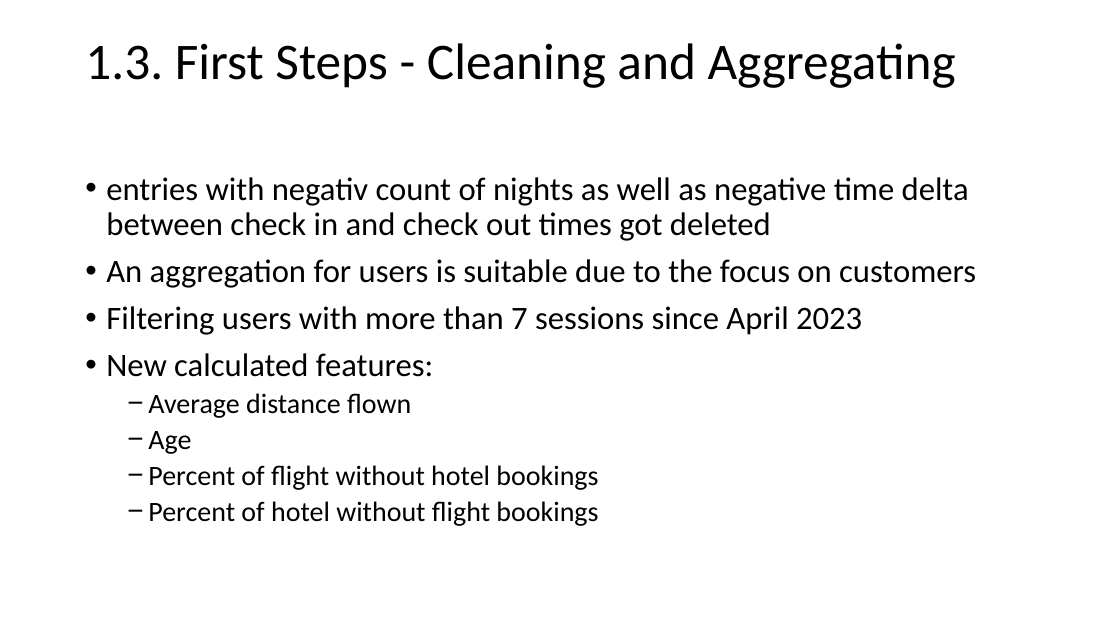
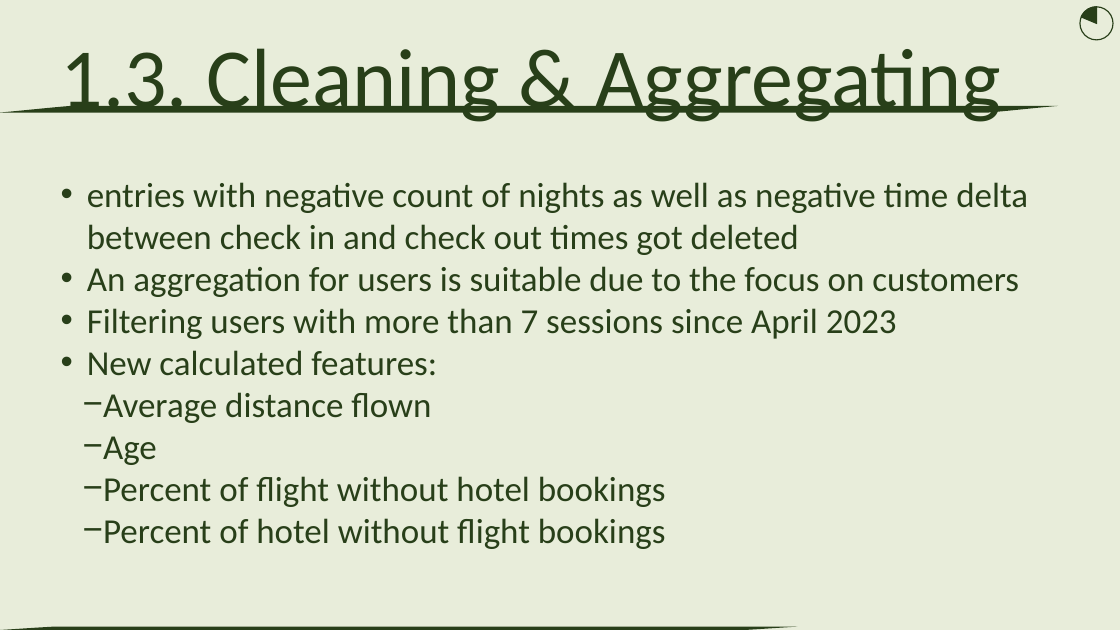
Before and after one commit to florian7380/TravelTide-Project, a slide deck: slide 5 of reports/TravelTide - Presentation.pptx. Drawn at 1120x630 pixels with LibreOffice and Linux fonts; fonts in the diff are those of the drawing. Boxes give left, top, right and bottom in pixels: in the first picture for what was removed or moved away, otherwise in the second. Text is boxed around its words. In the diff, an @@ line names an element or a change of style, - is before the commit and + after.

```diff
--- a/reports/TravelTide - Presentation.pptx
+++ b/reports/TravelTide - Presentation.pptx
@@ background #FFFFFF to #E8EDDA @@
@@ text "1.3. Cleaning & Aggregating" at <box>61,48,1001,122</box>: vertical alignment middle to top @@
@@ ellipse added at <box>1081,7,1113,39</box>, fill #E8EDDA, outline #283F19 1 pt @@
@@ pie slice (boxed as its full ellipse) added at <box>1081,7,1113,39</box>, fill #283F19, outline #283F19 1 pt @@
@@ text at <box>61,48,1001,122</box>: text changed; size 44 to 72 pt; text colour #000000 to #283F19 @@
-1.3. First Steps - Cleaning and Aggregating
+1.3. Cleaning & Aggregating
@@ freeform shape added at <box>0,106,1059,113</box>, fill #283F19 @@
@@ text "entries with negative count of ...": place and size @@
-text "entries with negative count of ..." at <box>106,177,976,526</box>
+text "entries with negative count of ..." at <box>87,182,1028,549</box>
@@ text at <box>87,182,1028,255</box>: text changed; size 28 to 30 pt; text colour #000000 to #283F19 @@
-• entries with negativ count of nights as well as negative time delta between check in and check out times got deleted
+• entries with negative count of nights as well as negative time delta between check in and check out times got deleted
@@ text at <box>87,266,1019,549</box>: size 28 to 30 pt in "An aggregation for users is suitable due ...", "Filtering users with more than 7 sessions ...", "New calculated features:"; text colour #000000 to #283F19 in "An aggregation for users is suitable due ...", "Filtering users with more than 7 sessions ...", "New calculated features:", "Average distance flown" and 3 more places; size 24 to 30 pt in "Average distance flown", "Age", "Percent of flight without hotel bookings", "Percent of hotel without flight bookings"; indent changed; line spacing 0.9 to 1; less space between paragraphs @@
@@ freeform shape added at <box>0,627,797,630</box>, fill #283F19 @@
```
Also in this commit, not shown: 17 other slides changed, 2 slides removed.
